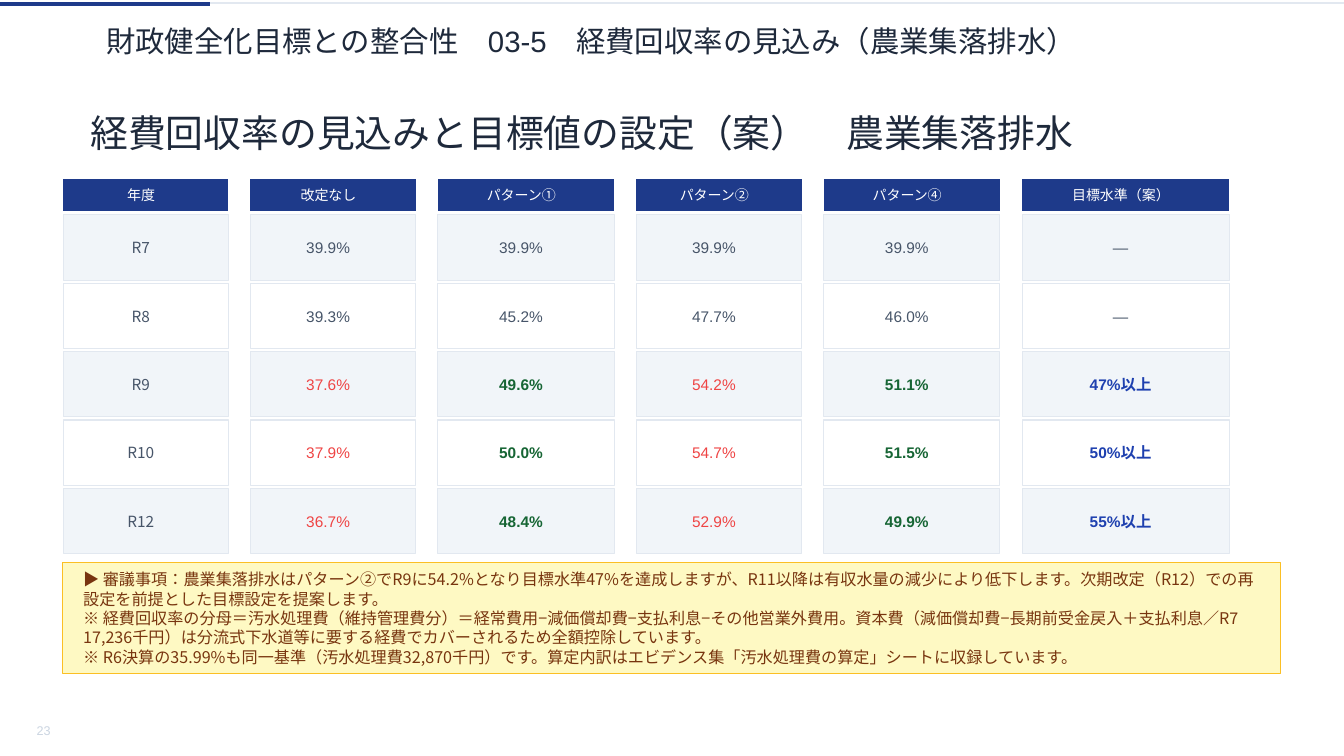
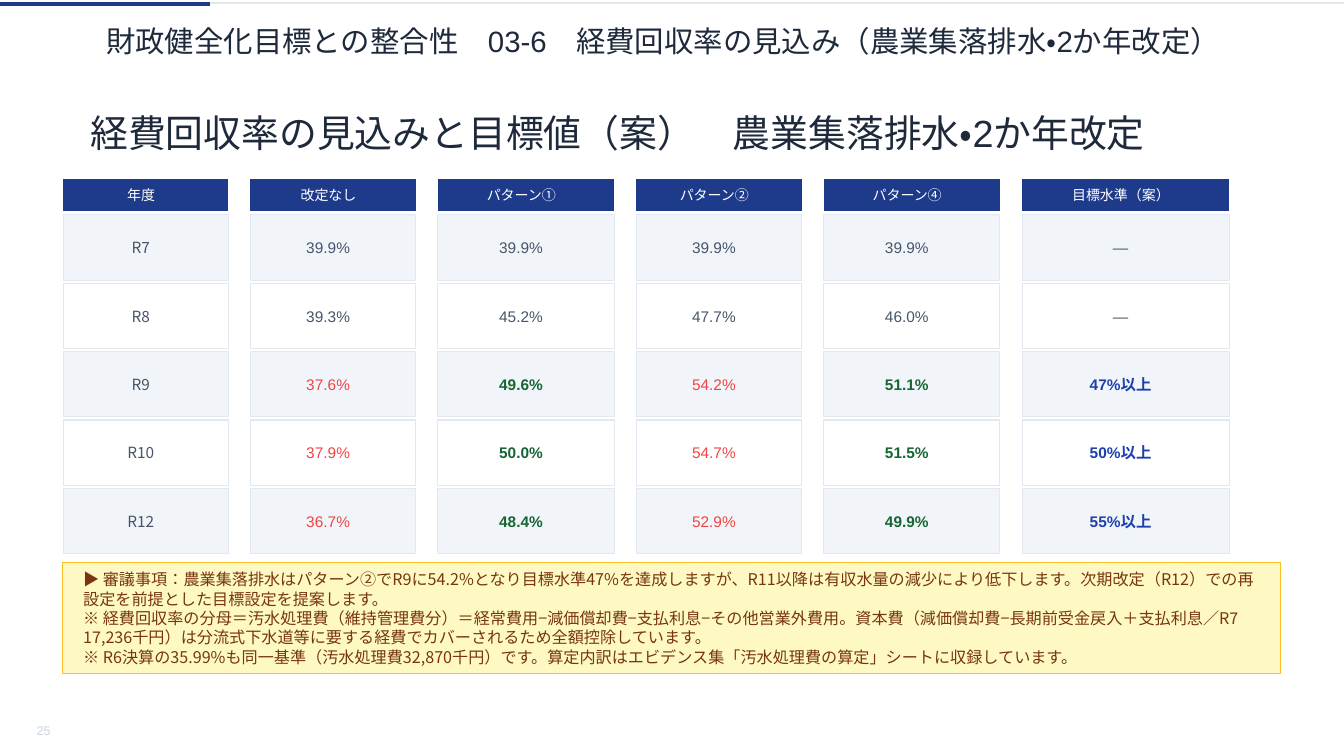
Before and after one commit to ryowakayama-gif/repository, a slide deck: slide 25 of rokko_sewage_council/output/六戸町_第2回審議会資料.pptx (slide 23 before the commit). Drawn at 1344x756 pixels with LibreOffice and Linux fonts; fonts in the diff are those of the drawing. Boxes give left, top, right and bottom in pixels: in the first picture for what was removed or moved away, otherwise in the second. Text is boxed around its words. In the diff, an @@ line names an element or a change of style, - is before the commit and + after.

```diff
--- a/rokko_sewage_council/output/六戸町_第2回審議会資料.pptx
+++ b/rokko_sewage_council/output/六戸町_第2回審議会資料.pptx
@@ text in freeform shape at bbox=[106, 27, 1220, 55]: text changed @@
-財政健全化目標との整合性 03-5 経費回収率の見込み（農業集落排水）
+財政健全化目標との整合性 03-6 経費回収率の見込み（農業集落排水・2か年改定）
@@ text in freeform shape at bbox=[90, 115, 1145, 151]: text changed @@
-経費回収率の見込みと目標値の設定（案） 農業集落排水
+経費回収率の見込みと目標値（案） 農業集落排水・2か年改定
```
Also in this commit, not shown: 19 other slides changed, 4 slides added, 3 other files.
